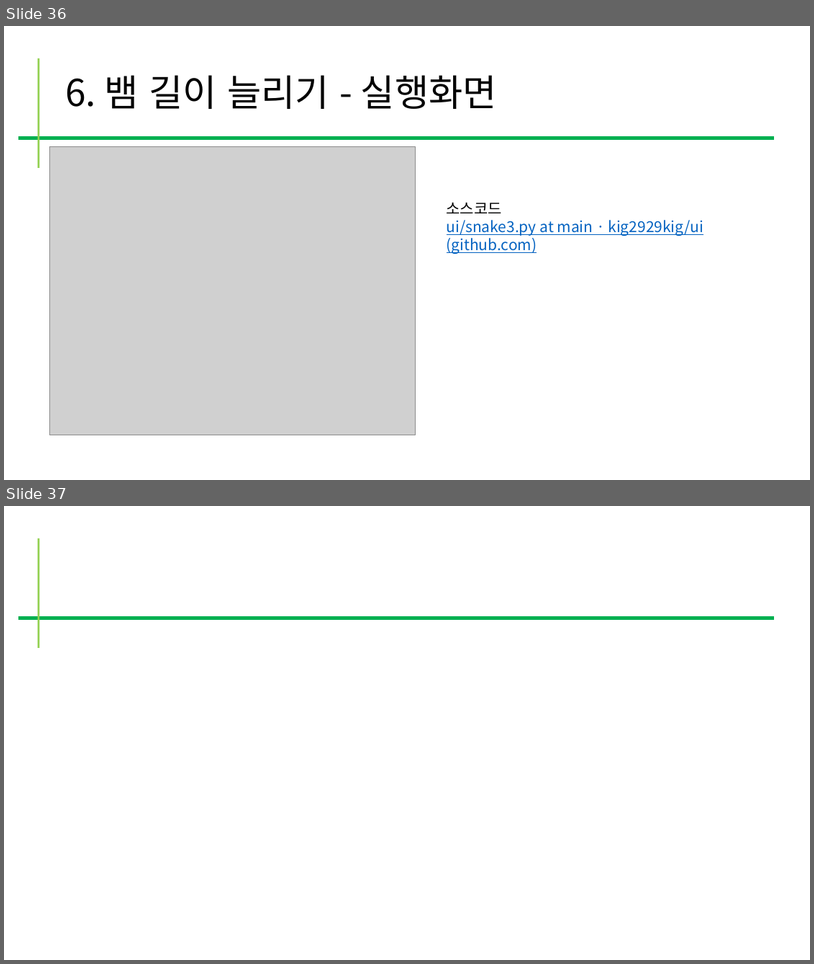
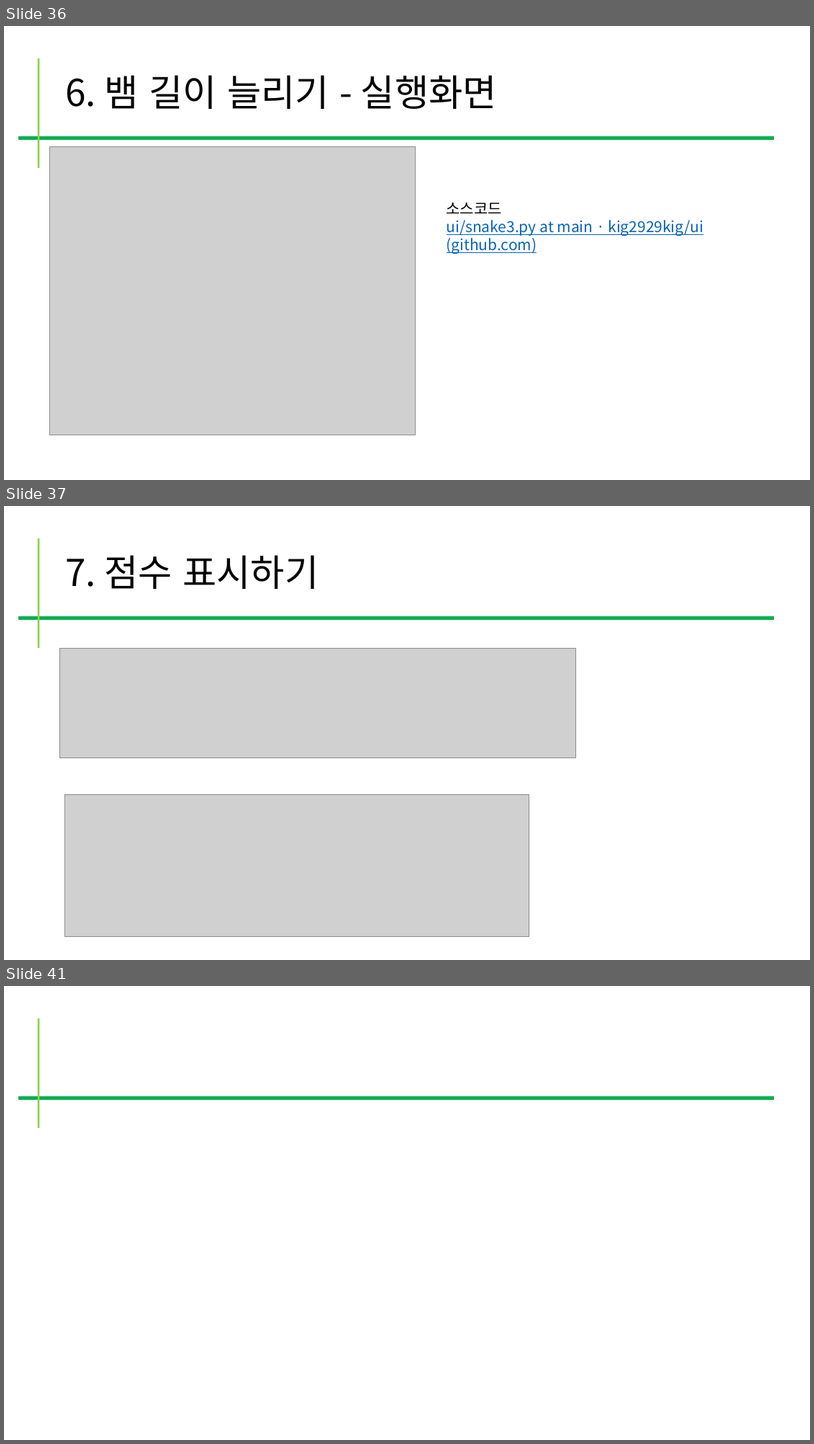
Before and after one commit to kig2929kig/ui, a slide deck: snake.pptx. Shown one above the other, each under a label of ours: slides 36 and 37 before the commit, slides 36, 37 and 41 after it; the slides between them are not shown. The pictures are 814x964 and 814x1444 pixels, drawn with LibreOffice and Linux fonts; fonts in the diff are those of the drawing; grey boxes stand for pictures. Boxes give left, top, right and bottom in pixels: in the first picture for what was removed or moved away, otherwise in the second. Text is boxed around its words. In the diff, an @@ line names an element or a change of style, - is before the commit and + after.

```diff
--- a/snake.pptx
+++ b/snake.pptx
@@ slide 37 added at box(4, 506, 810, 960), background #FFFFFF @@
@@ line added from (39, 538) to (39, 648), #92D050 2.25 pt @@
@@ title added at box(65, 555, 319, 589), 44 pt, text #000000 @@
+7. 점수 표시하기
@@ line added from (18, 618) to (774, 618), #00B050 4.5 pt @@
@@ picture added at box(59, 648, 576, 757) @@
@@ picture added at box(65, 794, 529, 936) @@
@@ what was slide 37 is now slide 41 @@
```
Also in this commit, not shown: 1 slide changed, 3 other slides added, 1 slide removed.
